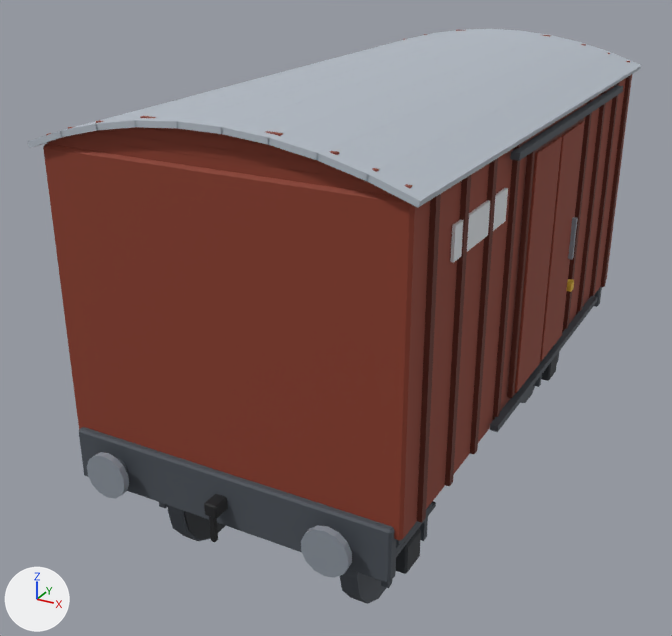
Two versions of the glTF model export/unity/wagon_fret.glb, one commit apart.
The view is the same before and after, from a 50 mm lens placed at (3.18, -6.75, 4.67), pointed at (-0.34, -0.35, 1.47). The axes (+X, +Y, +Z) are drawn at lower left. The lights are the same throughout. The older version comes first. Vertices at exactly the same position are counted once.

The scene before the commit, as lines of its bpy script (objects in view):
```python
me_pieces_acier_009 = bpy.data.meshes.new('pieces_acier.009')
me_pieces_acier_009.from_pydata(...)  # 200 vertices, 340 faces; spans x -1.4..1.4, y -2.7..2.7, z 0.88..3.2
me_pieces_acier_009.materials.append(mat_acier)  # grey #8a929c
me_pieces_fret_sombre_003 = bpy.data.meshes.new('pieces_fret_sombre.003')
me_pieces_fret_sombre_003.from_pydata(...)  # 176 vertices, 280 faces; spans x -1.35..1.35, y -2.28..2.28, z 1.17..3.27
me_pieces_fret_sombre_003.materials.append(mat_fret_sombre)  # brown #5e2719
me_pieces_noir_009 = bpy.data.meshes.new('pieces_noir.009')
me_pieces_noir_009.from_pydata(...)  # 64 vertices, 112 faces; spans x -0.05..0.05, y -2.68..2.68, z 0.8..1.1
me_pieces_noir_009.materials.append(mat_noir)  # black #18191c
ob_pieces_acier_008 = bpy.data.objects.new('pieces_acier.008', me_pieces_acier_009)
ob_pieces_acier_008.location = (0.0, 0.0, 0.0)
ob_pieces_fret_sombre_002 = bpy.data.objects.new('pieces_fret_sombre.002', me_pieces_fret_sombre_003)
ob_pieces_fret_sombre_002.location = (0.0, 0.0, 0.0)
ob_pieces_noir_008 = bpy.data.objects.new('pieces_noir.008', me_pieces_noir_009)
ob_pieces_noir_008.location = (0.0, 0.0, 0.0)
# also in view: 'roues_av_acier_sombre.008' at (0.0, -1.7, 0.45); 'pieces_gris_clair.004' at (0.0, 0.0, 3.43); 'pieces_blanc.006' at (0.0, -1.5, 2.9); 'pieces_fret.002' at (0.0, 0.0, 2.35); 'pieces_acier_sombre.008' at (0.0, 0.0, 1.8)
```
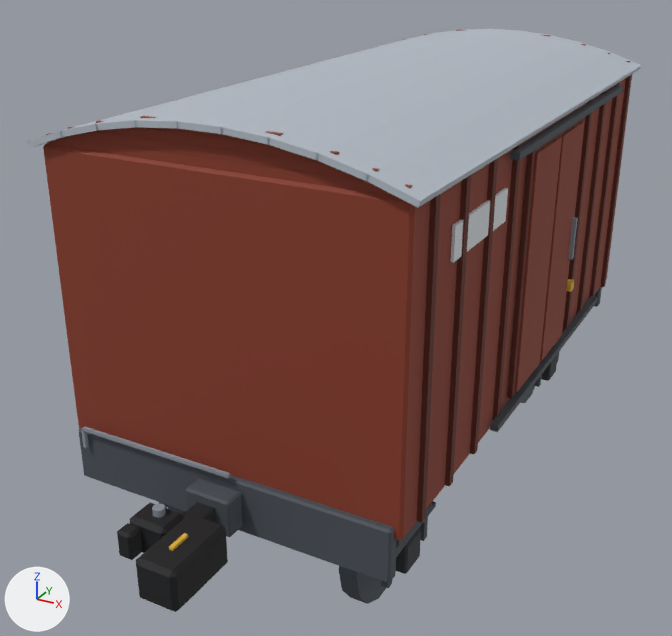
Where the change shows, as pixel boxes [x1, y1, x2, y2] in the pictures (672 x 636 px):
'attelage_av_noir.004', added (black)
    after: [117, 502, 228, 612]
'pieces_acier.008', reshaped (mostly hidden afterwards)
    before: [87, 217, 578, 578]
    after: [81, 217, 578, 478]
'attelage_av_acier_sombre.004', added
    after: [186, 478, 243, 537]
'pieces_noir.008', deleted (black)
    before: [204, 494, 228, 542]
'attelage_av_acier.004', added
    after: [152, 504, 166, 518]
'attelage_av_jaune.004', added
    after: [169, 533, 189, 551]
part 1 of me_pieces_acier_009, added
    after: [82, 426, 231, 478]
part 2 of me_pieces_acier_009, added
    after: [81, 429, 88, 448]
part 3 of me_pieces_acier_009, deleted
    before: [87, 452, 129, 499]
part 4 of me_pieces_acier_009, deleted
    before: [301, 525, 352, 578]

What changed in the scene script:
```text
Change me_pieces_acier_009:
    used by ob_pieces_acier_008; location = (0.0, 0.0, 0.0)
    remove me_pieces_acier_009.from_pydata(...)  # 200 vertices, 340 faces; spans x -1.4..1.4, y -2.7..2.7, z 0.88..3.2
    add me_pieces_acier_009.from_pydata(...)  # 120 vertices, 180 faces; spans x -1.4..1.4, y -2.59..2.59, z 1.15..3.2
    me_pieces_acier_009 part 1: a new loose piece, a box spanning x -1.15..0.1, y -2.592..-2.567, z 1.287..1.312, in mat_acier (grey #8a929c)
    me_pieces_acier_009 part 2: a new loose piece, a box spanning x -1.163..-1.137, y -2.592..-2.567, z 1.15..1.3, in mat_acier (grey #8a929c)
    me_pieces_acier_009 part 3: the loose piece of 28 vertices spanning x -1.04..-0.71, y -2.7..-2.65, z 0.88..1.22 is deleted
    me_pieces_acier_009 part 4: the loose piece of 28 vertices spanning x 0.71..1.04, y -2.7..-2.65, z 0.88..1.22 is deleted
    other edits to the shape of me_pieces_acier_009 do not show in these pictures
Add me_attelage_av_noir_005:
    me_attelage_av_noir_005.from_pydata(...)  # 96 vertices, 176 faces; spans x -0.31..0.31, y -3.45..-2.71, z 0.9..1.2
    me_attelage_av_noir_005.materials.append(mat_noir)  # black #18191c
Add me_attelage_av_jaune_005:
    me_attelage_av_jaune_005.from_pydata(...)  # a box spanning x 0.145..0.175, y -3.275..-3.125, z 1.19..1.22
    me_attelage_av_jaune_005.materials.append(mat_jaune)  # yellow #e0b83a
Add me_attelage_av_acier_sombre_005:
    me_attelage_av_acier_sombre_005.from_pydata(...)  # 24 vertices, 44 faces; spans x -0.175..0.175, y -2.71..-2.55, z 0.91..1.19
    me_attelage_av_acier_sombre_005.materials.append(mat_acier_sombre)  # dark grey #4a5058
Add me_attelage_av_acier_005:
    me_attelage_av_acier_005.from_pydata(...)  # a 14-sided cylinder along z spanning x -0.189..-0.111, y -3.04..-2.96, z 1.18..1.23
    me_attelage_av_acier_005.materials.append(mat_acier)  # grey #8a929c
Remove ob_pieces_noir_008:
    ob_pieces_noir_008 = bpy.data.objects.new('pieces_noir.008', me_pieces_noir_009)
    ob_pieces_noir_008.location = (0.0, 0.0, 0.0)
Add ob_attelage_av_noir_004:
    ob_attelage_av_noir_004 = bpy.data.objects.new('attelage_av_noir.004', me_attelage_av_noir_005)
    ob_attelage_av_noir_004.location = (0.0, 0.0, 0.0)
Add ob_attelage_av_jaune_004:
    ob_attelage_av_jaune_004 = bpy.data.objects.new('attelage_av_jaune.004', me_attelage_av_jaune_005)
    ob_attelage_av_jaune_004.location = (0.0, 0.0, 0.0)
Add ob_attelage_av_acier_sombre_004:
    ob_attelage_av_acier_sombre_004 = bpy.data.objects.new('attelage_av_acier_sombre.004', me_attelage_av_acier_sombre_005)
    ob_attelage_av_acier_sombre_004.location = (0.0, 0.0, 0.0)
Add ob_attelage_av_acier_004:
    ob_attelage_av_acier_004 = bpy.data.objects.new('attelage_av_acier.004', me_attelage_av_acier_005)
    ob_attelage_av_acier_004.location = (0.0, 0.0, 0.0)
```
